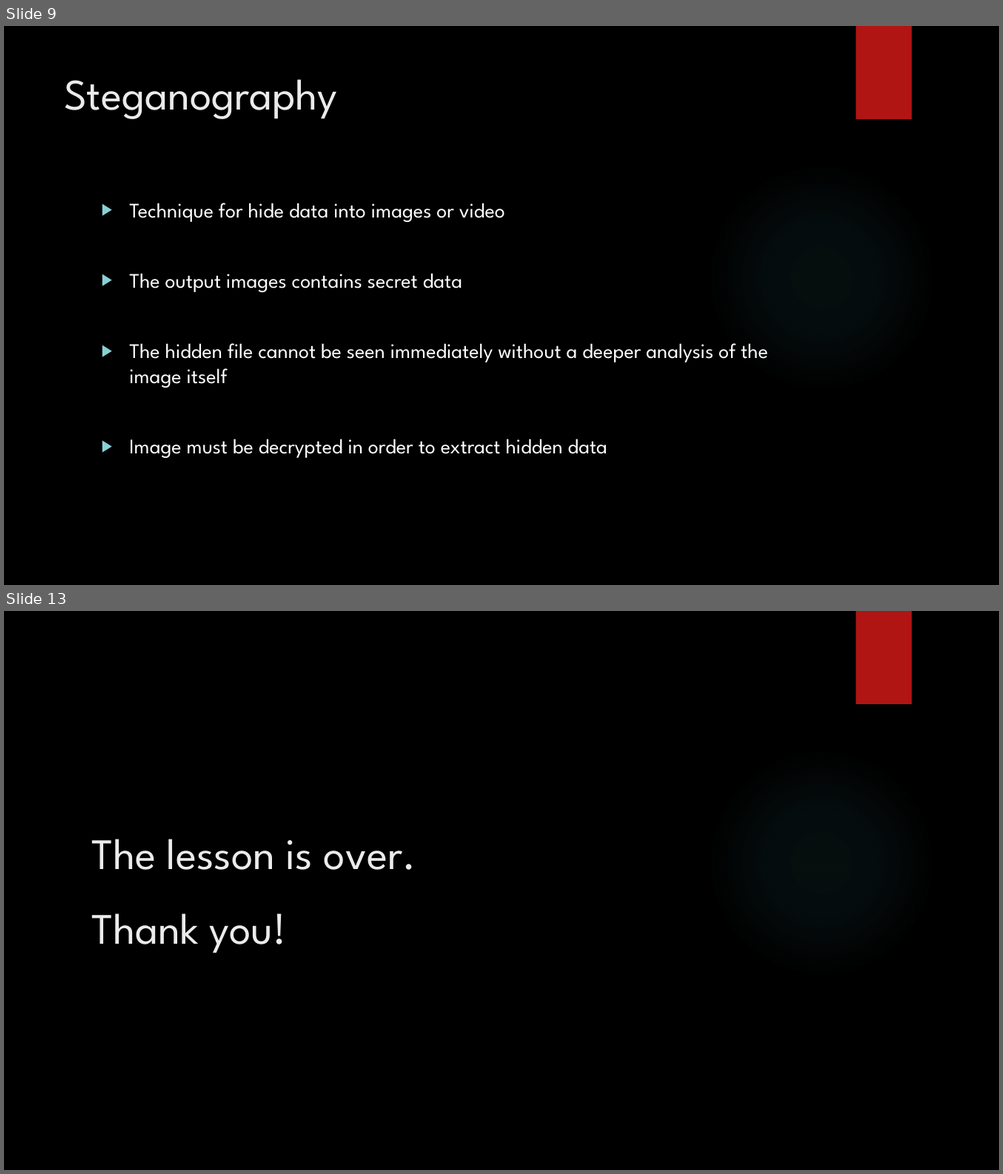
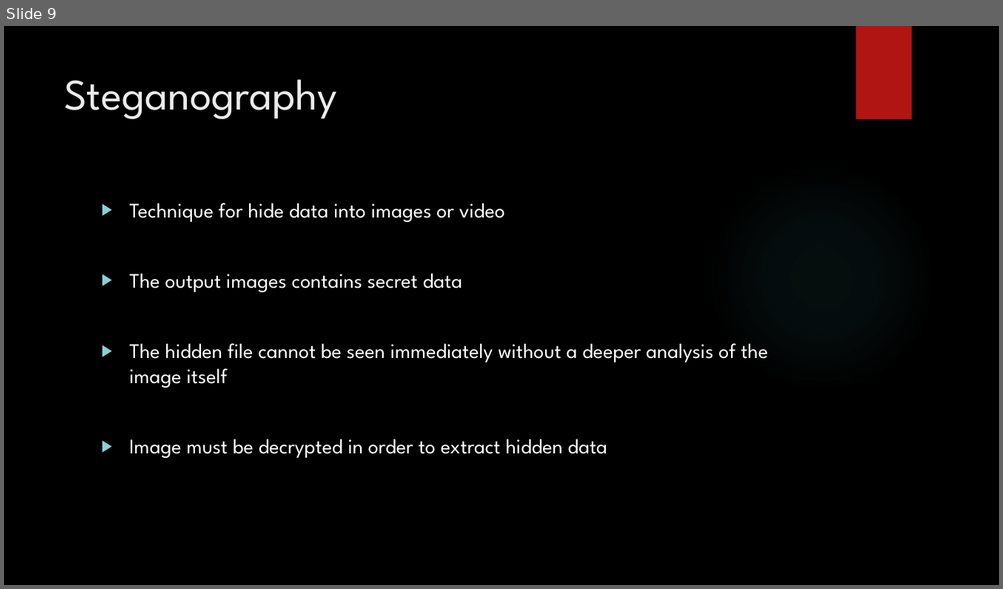
Before and after one commit to DeMaCS-UNICAL/NetworkSecurity, a slide deck: esercitazioni/Laboratory_22-23/Session_2/Lab_02_Slides.pptx. Shown one above the other, each under a label of ours: slides 9 and 13 before the commit, slide 9 after it; the slides between them are not shown. The pictures are 1003x1174 and 1003x589 pixels, drawn with LibreOffice and Linux fonts; fonts in the diff are those of the drawing; background and template pictures are left out. Boxes give left, top, right and bottom in pixels: in the first picture for what was removed or moved away, otherwise in the second. Text is boxed around its words. In the diff, an @@ line names an element or a change of style, - is before the commit and + after.

```diff
--- a/esercitazioni/Laboratory_22-23/Session_2/Lab_02_Slides.pptx
+++ b/esercitazioni/Laboratory_22-23/Session_2/Lab_02_Slides.pptx
@@ slide 13 removed at (4,611,999,1170), background picture (left out); not listed: 2 template elements that a slide beside it also shows @@
@@ text removed at (91,839,416,954) @@
-The lesson is over.
-Thank you!
```
Also in this commit, not shown: 8 slides changed, 1 other slide removed, 1 other file.
